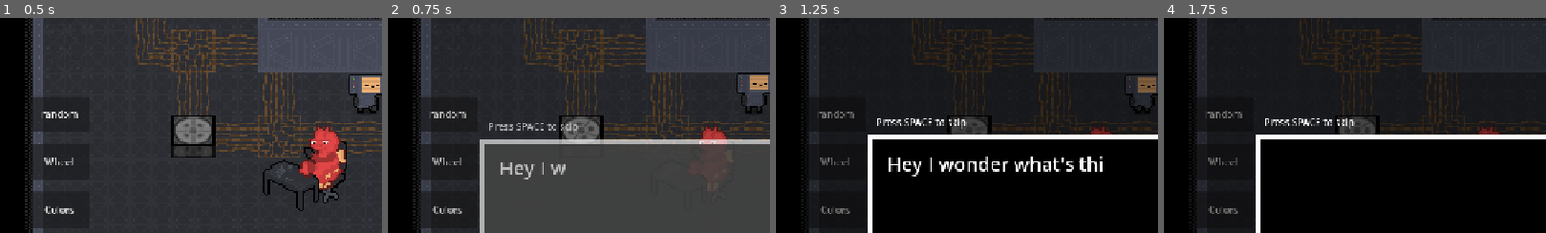
Above: before the commit, frames 1-4 (left to right).
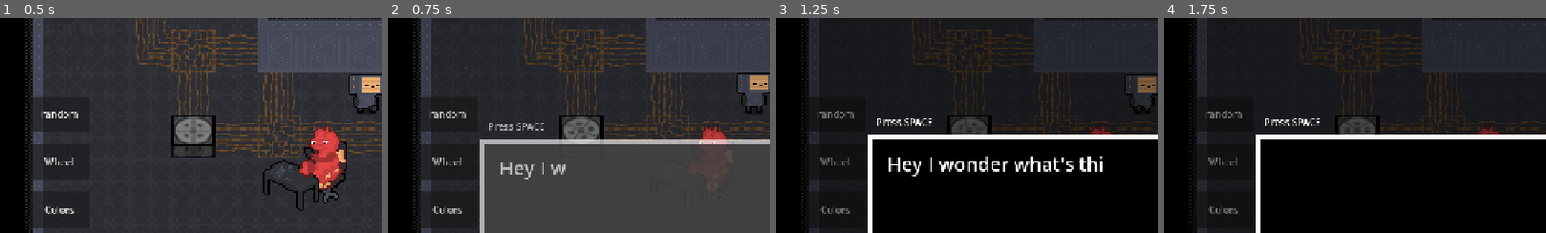
Above: after the commit, the same moments.

Repository: DuneRanger/MSI-GameJam
Game: Godot game, scene res://scenes/game/game.tscn
Same seed, same stepped clock (60 frames per second), same inputs: the game is played once before the commit and once after it.
Inputs (mouse positions are % of the whole screen's width and height, from its top left):
- Up to frame 1 (0.5 s): no input
- Up to frame 2 (0.75 s): click "die" at 0.5 s
- Up to frame 3 (1.25 s): no input
- Up to frame 4 (1.75 s): tap Space (dialogue_skip) at 1.25 s; move the mouse to (72, 45) at 1.27 s; hold D (move_right) from 1.28 s (still down); tap E (interact) at 1.35 s
The pictures show only the part of the screen within x 0-50%, y 37-87%; the shares and areas given below are measured in that part.

Frame 1 is identical in both runs. In frame 2, 0.1% of the frame differs, in the area x 41-50%, y 48-54%; in frame 3, 0.2%, in the area x 41-50%, y 46-52%; in frame 4, 0.2%.

Commit message:
Adjust dialog manager interaction text

Diff:
--- a/scenes/dialog_manager/dialog_manager.tscn
+++ b/scenes/dialog_manager/dialog_manager.tscn
@@ -473,7 +473,7 @@
 offset_top = 432.0
 offset_right = 318.0
 offset_bottom = 455.0
-text = "Press SPACE to skip"
+text = "Press SPACE"
 
 [node name="TextScrollAnimationPlayer" type="AnimationPlayer" parent="." unique_id=1443002231]
 libraries/ = SubResource("AnimationLibrary_tkrjt")
